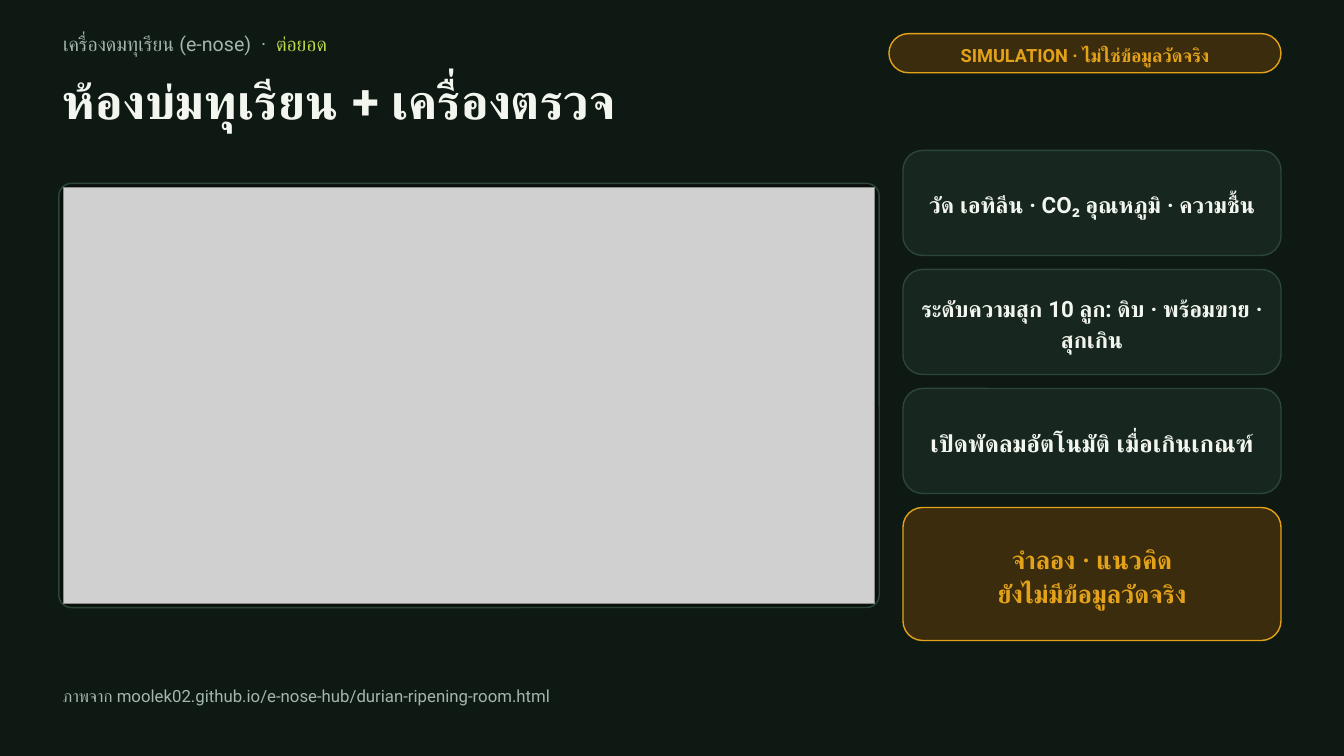
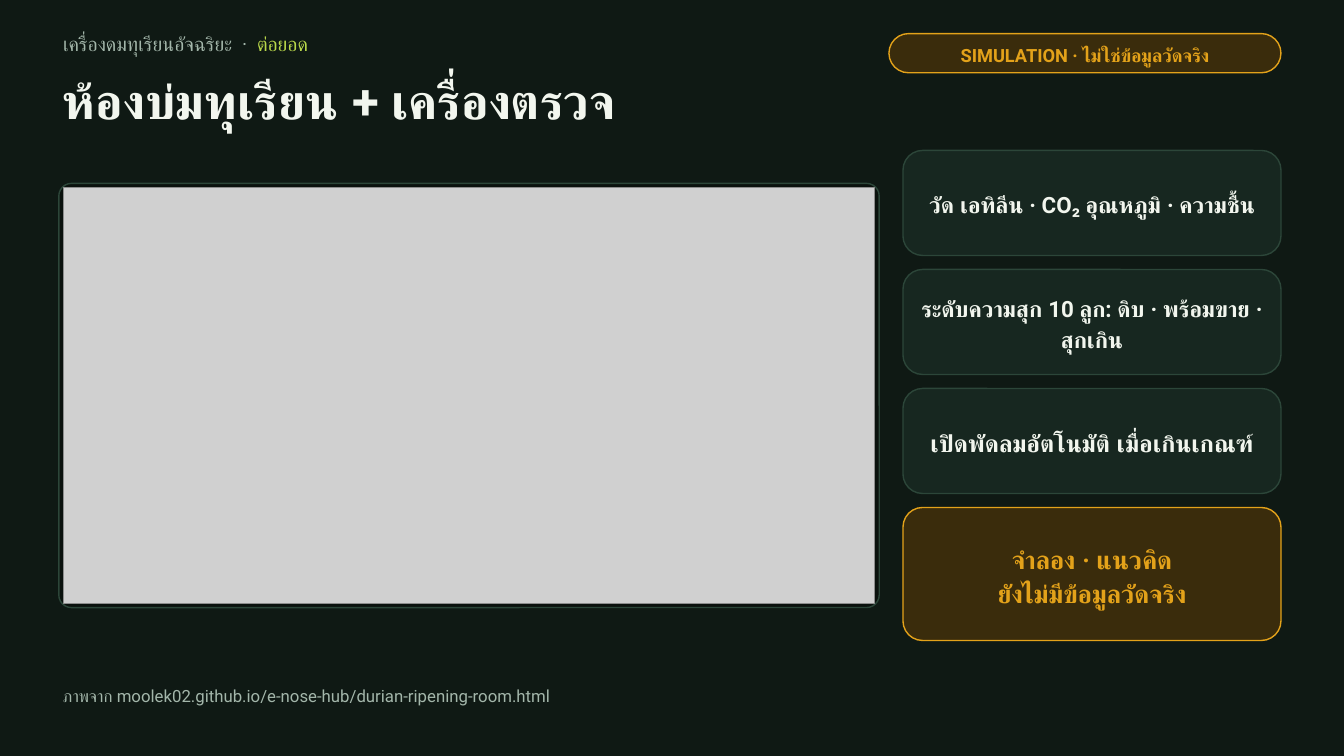
Before and after one commit to moolek02/e-nose-hub, a slide deck: slide 11 of docs/e-nose-pitch-deck-v2.pptx. Drawn at 1344x756 pixels with LibreOffice and Linux fonts; fonts in the diff are those of the drawing; grey boxes stand for pictures. Boxes give left, top, right and bottom in pixels: in the first picture for what was removed or moved away, otherwise in the second. Text is boxed around its words. In the diff, an @@ line names an element or a change of style, - is before the commit and + after.

```diff
--- a/docs/e-nose-pitch-deck-v2.pptx
+++ b/docs/e-nose-pitch-deck-v2.pptx
@@ text at (63,35,308,57): text changed @@
-เครื่องดมทุเรียน (e-nose) · ต่อยอด
+เครื่องดมทุเรียนอัจฉริยะ · ต่อยอด
```
Also in this commit, not shown: 14 other slides changed, 12 other files.
